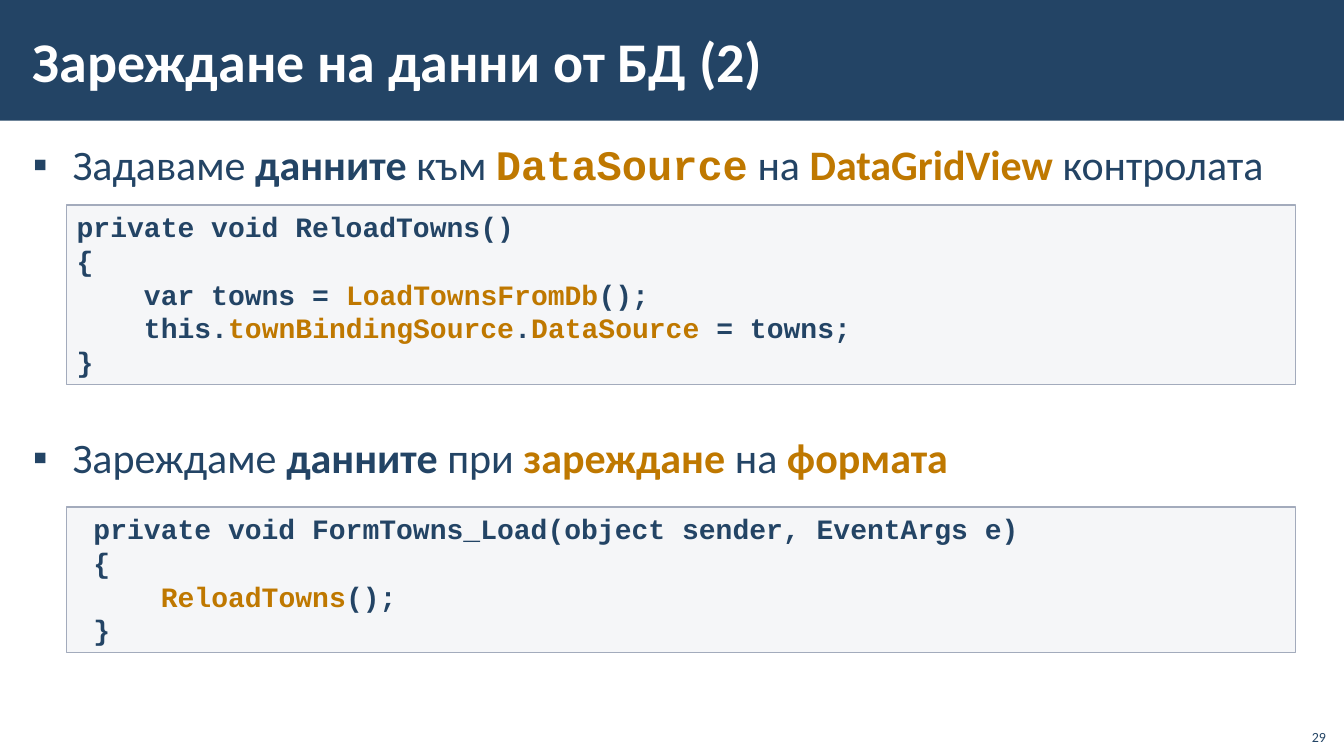
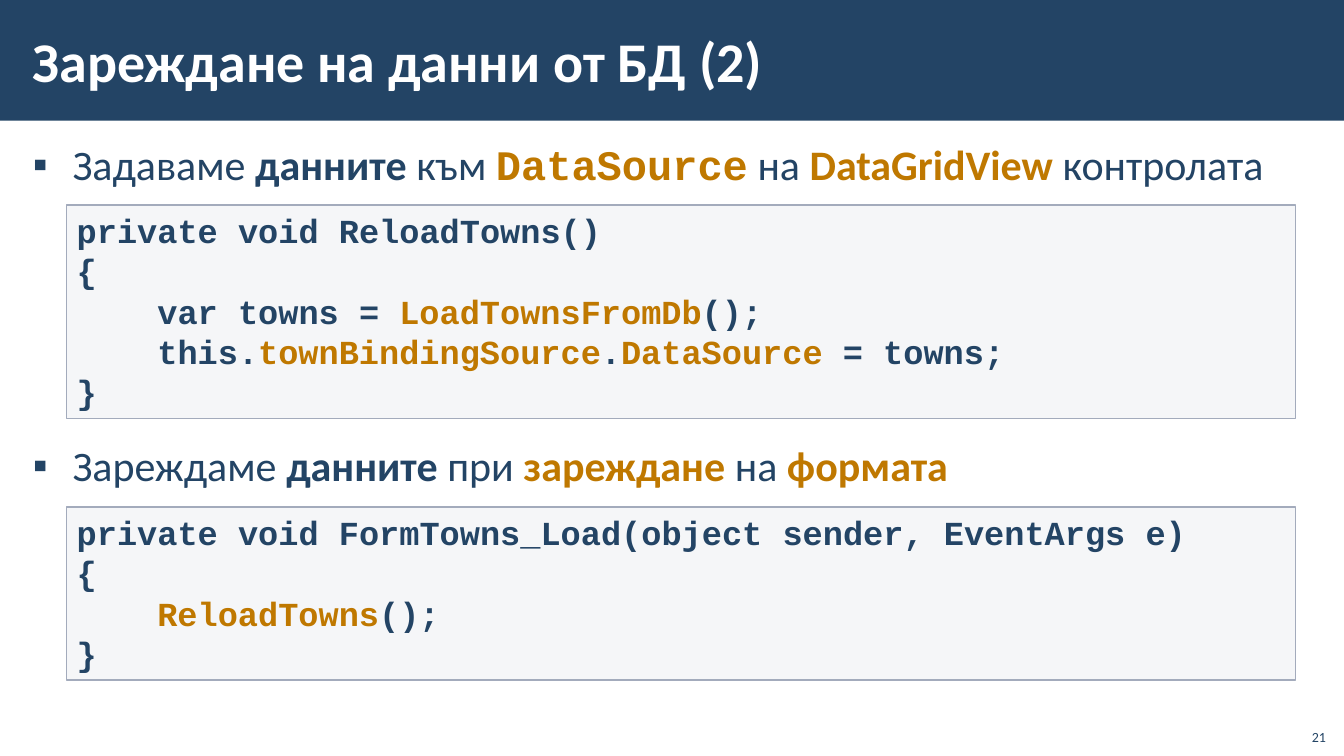
Before and after one commit to BG-IT-Edu/School-Programming, a slide deck: slide 21 of Courses/Software-Sciences/Module-4-Information-Systems-New/06-CRUD-with-EF-and-Windows-Forms/06-CRUD-with-EF-Core-and-Windows-Forms.pptx (slide 29 before the commit). Drawn at 1344x756 pixels with LibreOffice and Linux fonts; fonts in the diff are those of the drawing; background and template pictures are left out. Boxes give left, top, right and bottom in pixels: in the first picture for what was removed or moved away, otherwise in the second. Text is boxed around its words. In the diff, an @@ line names an element or a change of style, - is before the commit and + after.

```diff
--- a/Courses/Software-Sciences/Module-4-Information-Systems-New/06-CRUD-with-EF-and-Windows-Forms/06-CRUD-with-EF-Core-and-Windows-Forms.pptx
+++ b/Courses/Software-Sciences/Module-4-Information-Systems-New/06-CRUD-with-EF-and-Windows-Forms/06-CRUD-with-EF-Core-and-Windows-Forms.pptx
@@ rectangle "private void ReloadTowns()" at [67, 205, 1296, 418]: size 20 to 24 pt @@
@@ rectangle "private void ReloadTowns()": place and size @@
-rectangle "private void ReloadTowns()" at [67, 205, 1296, 384]
+rectangle "private void ReloadTowns()" at [67, 205, 1296, 418]
@@ text at [73, 452, 948, 488]: more space between paragraphs @@
@@ rectangle "private void FormTowns_Load(object sender, EventArgs ...": place and size @@
-rectangle "private void FormTowns_Load(object sender, EventArgs ..." at [67, 507, 1296, 653]
+rectangle "private void FormTowns_Load(object sender, EventArgs ..." at [67, 507, 1296, 681]
@@ rectangle "private void FormTowns_Load(object sender, EventArgs ..." at [67, 507, 1296, 681]: size 20 to 24 pt @@
@@ page number at [1312, 733, 1326, 742]: text changed @@
-29
+21
```
Also in this commit, not shown: 26 other slides changed, 1 slide added, 9 slides removed.
